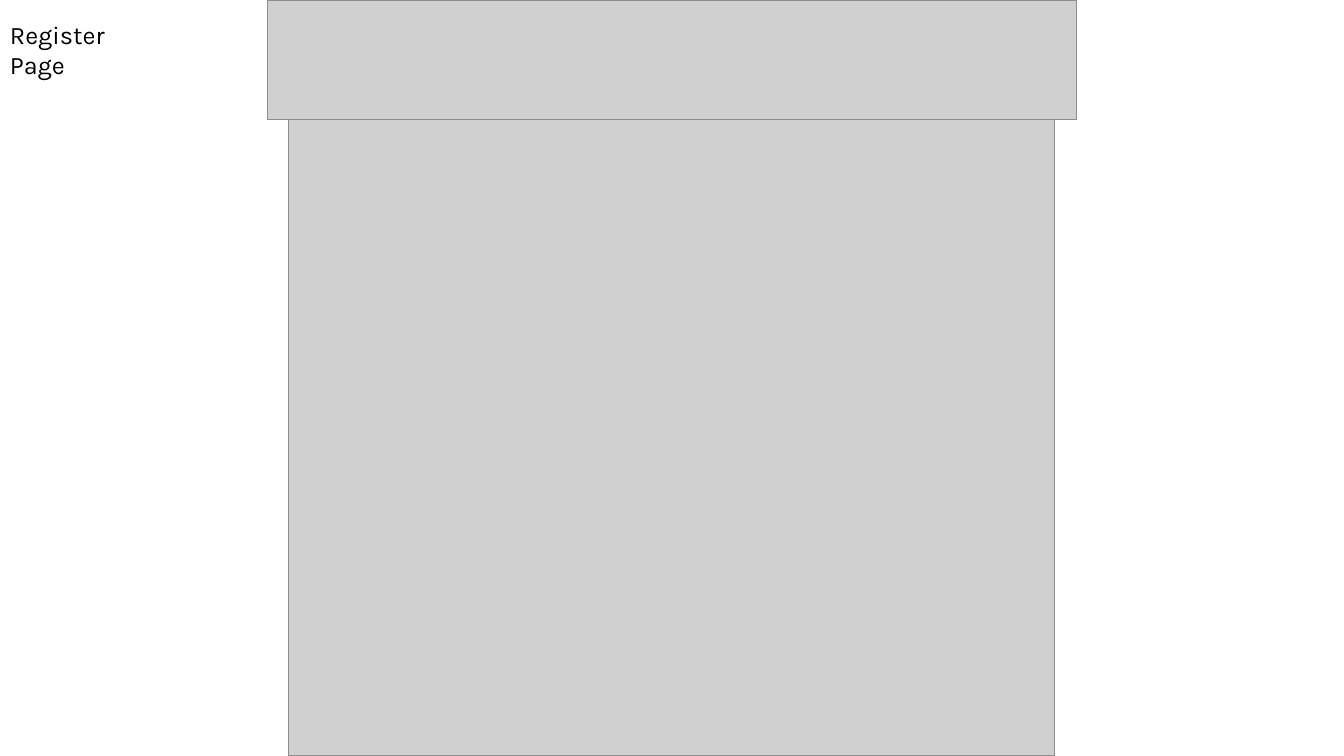
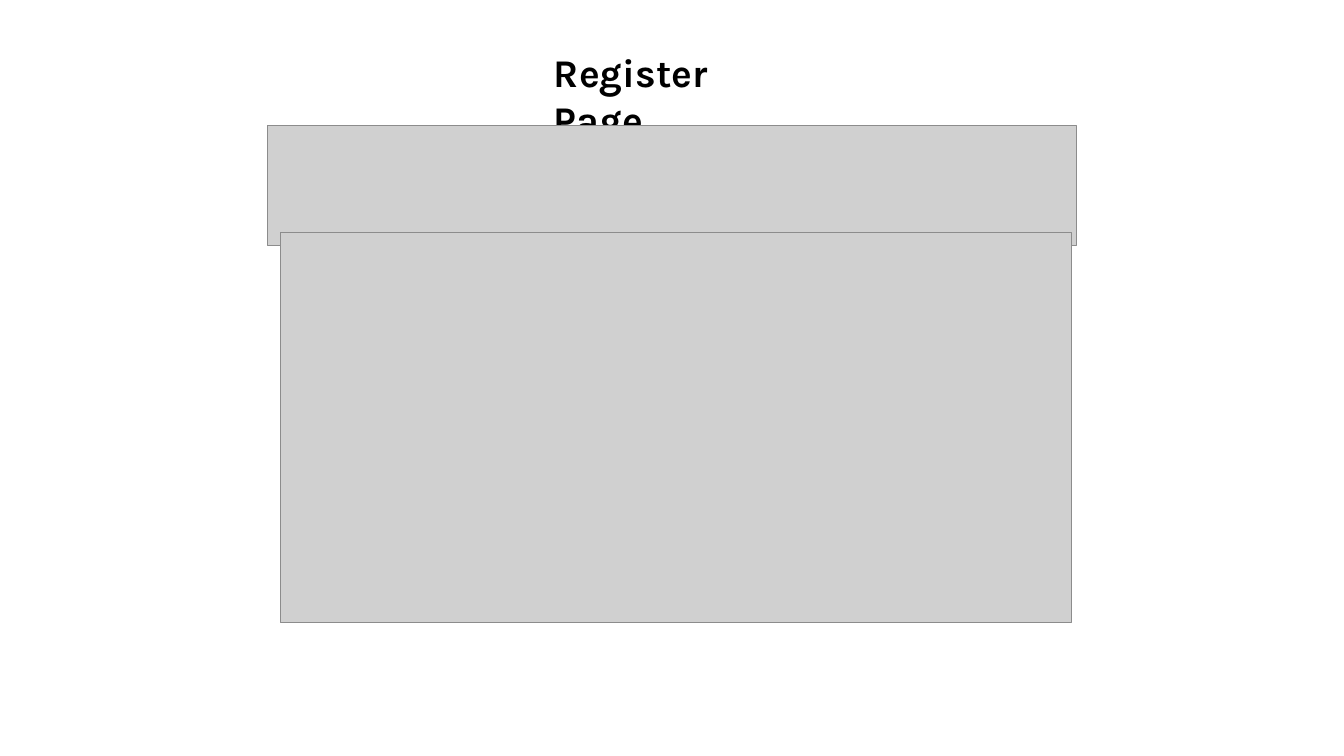
Before and after one commit to CalebStark/Moffat-Bay, a slide deck: slide 7 of Documentation/Prototype Assignment - Group 2.pptx. Drawn at 1344x756 pixels with LibreOffice and Linux fonts; fonts in the diff are those of the drawing; grey boxes stand for pictures. Boxes give left, top, right and bottom in pixels: in the first picture for what was removed or moved away, otherwise in the second. Text is boxed around its words. In the diff, an @@ line names an element or a change of style, - is before the commit and + after.

```diff
--- a/Documentation/Prototype Assignment - Group 2.pptx
+++ b/Documentation/Prototype Assignment - Group 2.pptx
@@ text "Register Page": place and size @@
-text "Register Page" at (10, 26, 105, 81)
+text "Register Page" at (554, 59, 708, 126)
@@ text "Register Page" at (554, 59, 708, 126): size 18 to 28 pt, bold on @@
@@ picture: place and size @@
-picture at (267, 0, 1076, 120)
+picture at (267, 126, 1076, 246)
@@ picture: place and size @@
-picture at (289, 0, 1056, 756)
+picture at (280, 233, 1072, 623)
```
Also in this commit, not shown: 7 other slides changed, 3 slides added, 4 slides removed, 1 other file.
